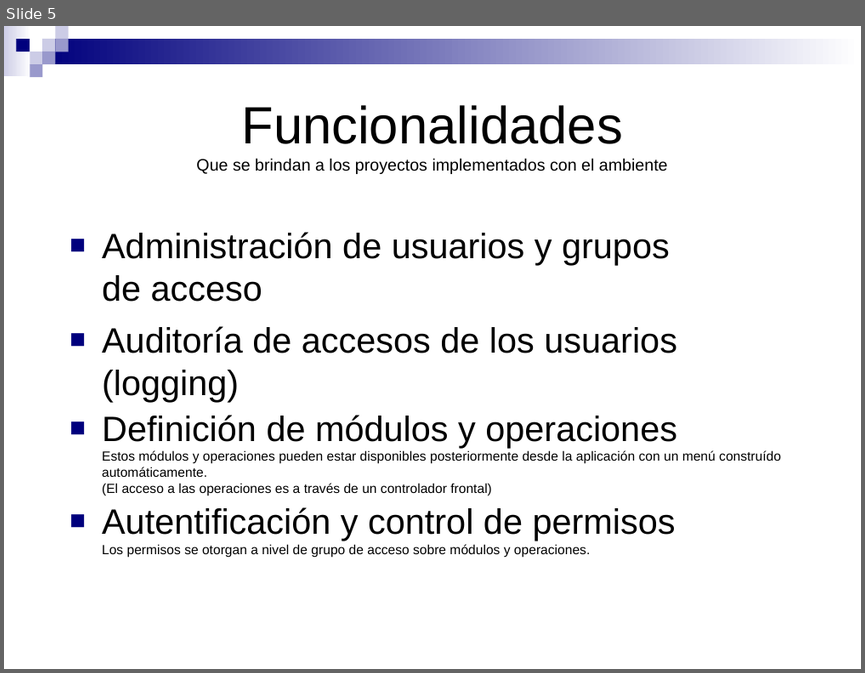
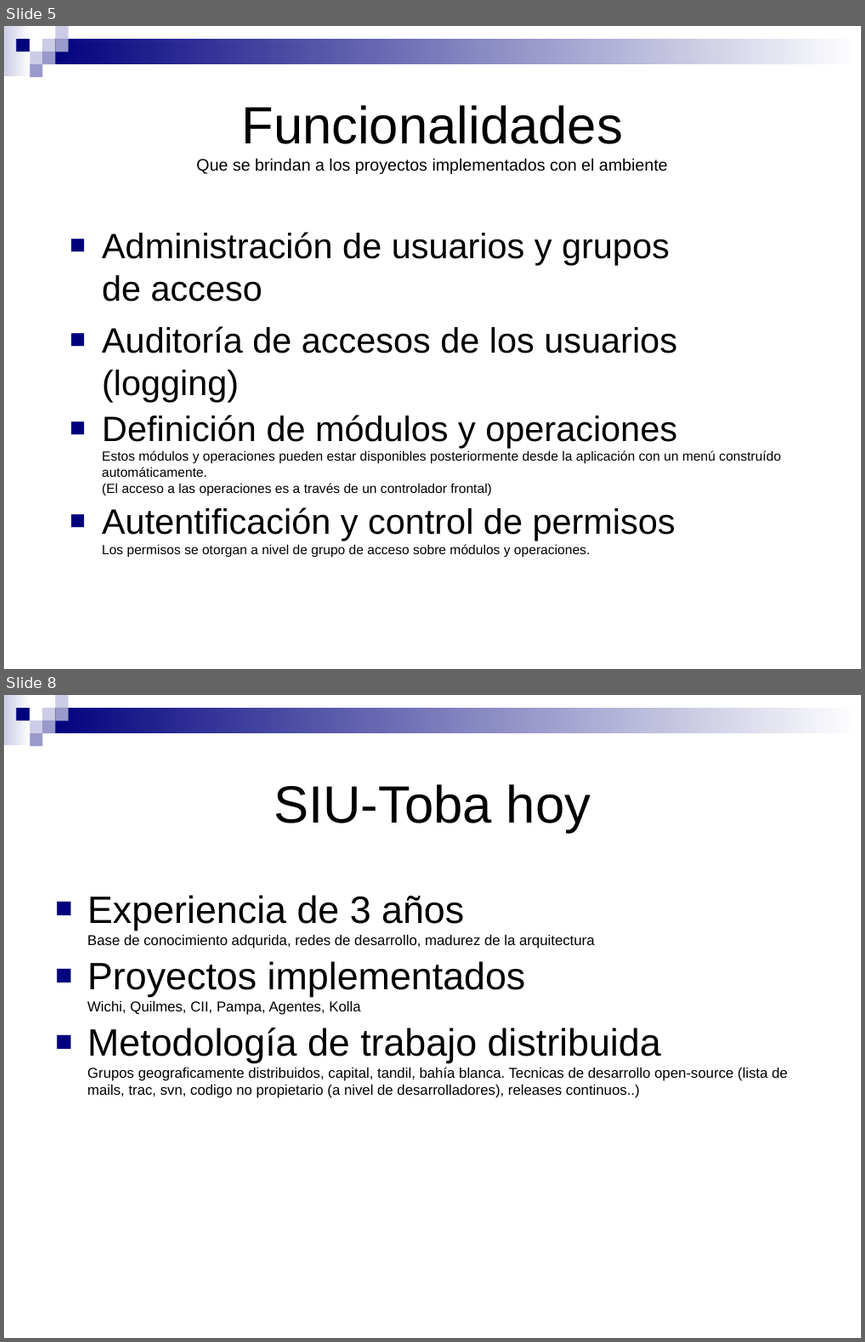
Before and after one commit to SIU-Toba/framework, a slide deck: doc/presentacion/Jornadas JAIIO.ppt. Shown one above the other, each under a label of ours: slide 5 before the commit, slides 5 and 8 after it; the slides between them are not shown. The pictures are 865x673 and 865x1342 pixels, drawn with LibreOffice and Linux fonts; fonts in the diff are those of the drawing. Boxes give left, top, right and bottom in pixels: in the first picture for what was removed or moved away, otherwise in the second. Text is boxed around its words. In the diff, an @@ line names an element or a change of style, - is before the commit and + after.

```diff
--- a/doc/presentacion/Jornadas JAIIO.ppt
+++ b/doc/presentacion/Jornadas JAIIO.ppt
@@ slide 8 added at (4,695,861,1338), background #FFFFFF; not listed: 9 template elements that a slide beside it also shows @@
@@ title added at (273,784,590,833), 44 pt, text #000000 @@
+SIU-Toba hoy
@@ text added at (87,895,788,1098), 12 pt, text #000000 @@
+■ Experiencia de 3 años
+  Base de conocimiento adqurida, redes de desarrollo, madurez de la arquitectura
+■ Proyectos implementados
+  Wichi, Quilmes, CII, Pampa, Agentes, Kolla
+■ Metodología de trabajo distribuida
+  Grupos geograficamente distribuidos, capital, tandil, bahía blanca. Tecnicas de desarrollo open-source (lista de mails, trac, svn, codigo no propietario (a nivel de desarrolladores), releases continuos..)
```
Also in this commit, not shown: 5 slides changed, 1 slide removed.
